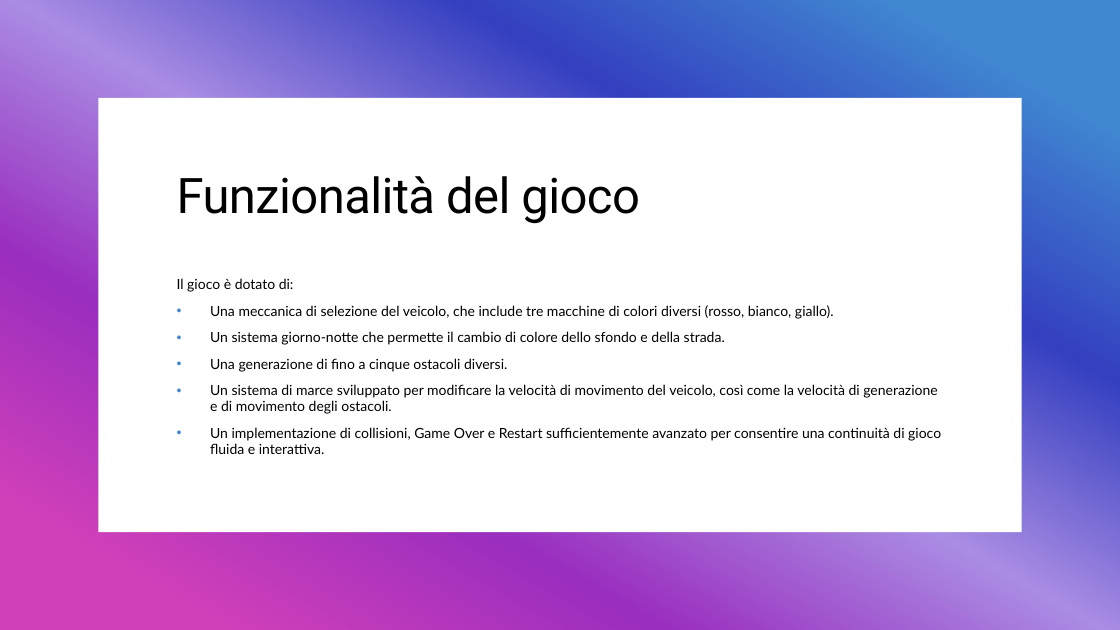
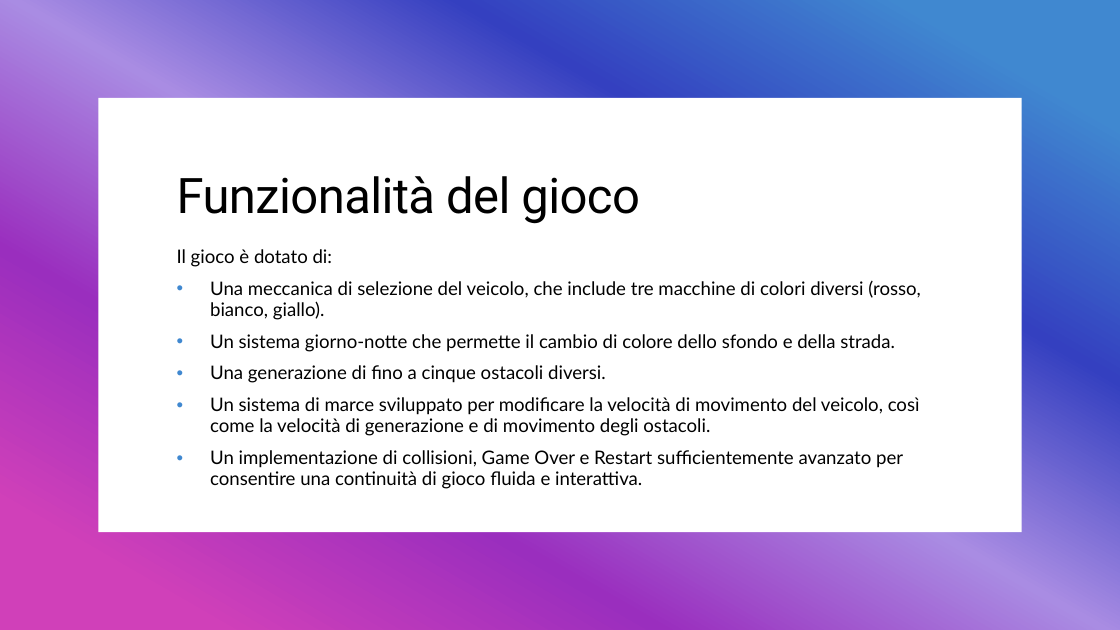
Before and after one commit to lomi02/Veicolo-Radiocomandato, a slide deck: slide 3 of Presentazione Veicolo Radiocomandato.pptx. Drawn at 1120x630 pixels with LibreOffice and Linux fonts; fonts in the diff are those of the drawing. Boxes give left, top, right and bottom in pixels: in the first picture for what was removed or moved away, otherwise in the second. Text is boxed around its words. In the diff, an @@ line names an element or a change of style, - is before the commit and + after.

```diff
--- a/Presentazione Veicolo Radiocomandato.pptx
+++ b/Presentazione Veicolo Radiocomandato.pptx
@@ text "Il gioco è dotato di:": place and size @@
-text "Il gioco è dotato di:" at box(177, 278, 941, 454)
+text "Il gioco è dotato di:" at box(177, 249, 921, 489)
@@ text "Il gioco è dotato di:" at box(177, 249, 921, 489): size 12 to 16 pt @@
```
Also in this commit, not shown: 2 other slides changed.
